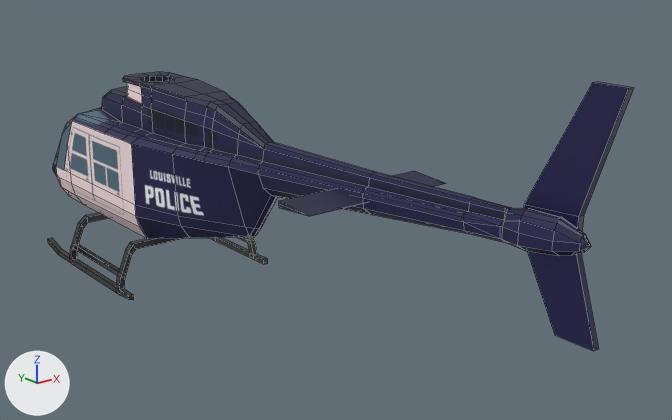
The FBX model Contents/mods/Expanded Helicopter Events/media/models_X/WorldItems/Bell206Fuselage.fbx as it was, and as the next commit left it.
Rendered twice from a camera (50 mm lens) standing at (-0.0426, -0.0837, 0.0336) and looking at (0.0061, -0.0229, 0.0092). The lights are fixed; the arrows at lower left show +X, +Y and +Z. Mesh edges are drawn as thin lines. Where no turn or scale is listed for an object, it has been applied to the vertices.
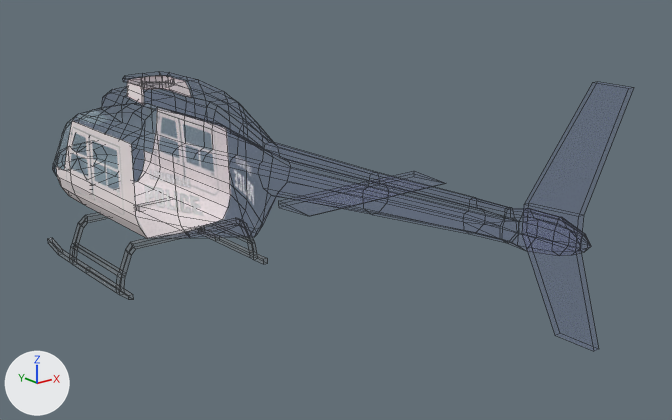
The newer file is also turned or shifted as a whole; pictures and numbers use the older file's frame.

Pixel boxes (x1, y1, x2, y2) of what changed, in the pictures (672 x 420 px):
```json
{"object": "Cube.019", "change": "surface changed, recoloured", "before": [48, 71, 634, 351], "after": [48, 71, 634, 351]}
```

Scene script edits in JSON lines:
```json
{"op": "set", "path": "img_vehicle_bell206police_png", "old": "load_image('Vehicle_Bell206Police.png', '../../textures/vehicles/EHE/Vehicle_Bell206Police.png', 1024, 1024, 'sRGB')", "new": "load_image('Vehicle_Bell206Police.png', '../../textures/vehicles/EHE/Vehicle_Bell206Police.png', 1024, 1024, 'Non-Color')"}
{"op": "add", "block": "mat_material_003", "code": ["mat_material_003 = bpy.data.materials.new('Material.003')", "# uses the picture img_vehicle_bell206police_png"]}
{"block": "me_cube_018", "where": "me_cube_018.from_pydata(...)  # 604 vertices, 602 faces; spans x -0.0067..0.0092, y -0.0526..0.0206, z -0.0194..0.0059"}
{"op": "remove", "block": "me_cube_018", "code": "me_cube_018.materials.append(mat_material_002)  # picture img_vehicle_bell206police_png"}
{"op": "add", "block": "me_cube_018", "code": "me_cube_018.materials.append(mat_material_003)"}
```
